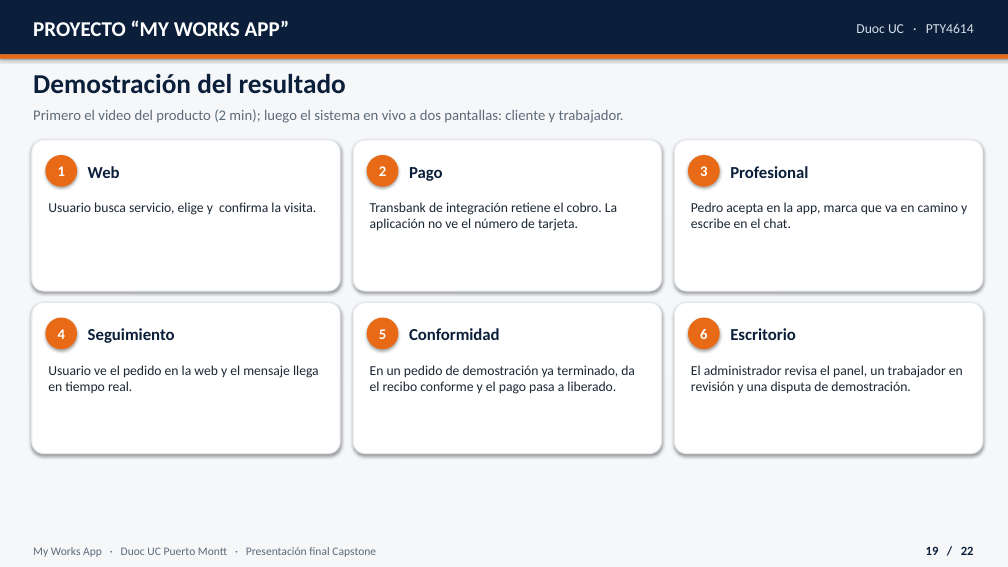
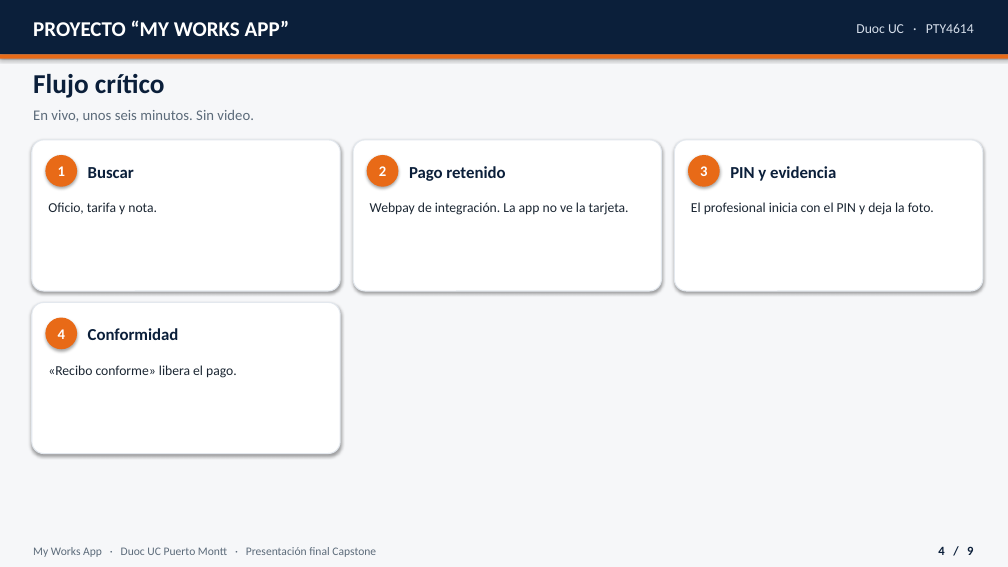
Before and after one commit to MathiasAlejandr0/MyWorksAppProyect, a slide deck: slide 4 of Fase 2/Presentacion_final_MyWorksApp.pptx (slide 19 before the commit). Drawn at 1008x567 pixels with LibreOffice and Linux fonts; fonts in the diff are those of the drawing. Boxes give left, top, right and bottom in pixels: in the first picture for what was removed or moved away, otherwise in the second. Text is boxed around its words. In the diff, an @@ line names an element or a change of style, - is before the commit and + after.

```diff
--- a/Fase 2/Presentacion_final_MyWorksApp.pptx
+++ b/Fase 2/Presentacion_final_MyWorksApp.pptx
@@ text at [33, 74, 165, 98]: text changed @@
-Demostración del resultado
+Flujo crítico
@@ text at [33, 110, 254, 122]: text changed @@
-Primero el video del producto (2 min); luego el sistema en vivo a dos pantallas: cliente y trabajador.
+En vivo, unos seis minutos. Sin video.
@@ text at [88, 167, 134, 178]: text changed @@
-Web
+Buscar
@@ text at [409, 166, 505, 181]: text changed @@
-Pago
+Pago retenido
@@ text at [730, 166, 836, 181]: text changed @@
-Profesional
+PIN y evidencia
@@ text at [48, 202, 157, 214]: text changed @@
-Usuario busca servicio, elige y confirma la visita.
+Oficio, tarifa y nota.
@@ text at [370, 202, 629, 215]: text changed @@
-Transbank de integración retiene el cobro. La aplicación no ve el número de tarjeta.
+Webpay de integración. La app no ve la tarjeta.
@@ text at [691, 202, 934, 215]: text changed @@
-Pedro acepta en la app, marca que va en camino y escribe en el chat.
+El profesional inicia con el PIN y deja la foto.
@@ text at [88, 328, 179, 340]: text changed @@
-Seguimiento
+Conformidad
@@ rounded rectangle removed at [353, 302, 662, 454] @@
@@ ellipse removed at [367, 318, 399, 349] @@
@@ text removed at [379, 329, 386, 339] @@
-5
@@ text removed at [409, 328, 500, 340] @@
-Conformidad
@@ rounded rectangle removed at [675, 302, 983, 454] @@
@@ ellipse removed at [688, 318, 720, 349] @@
@@ text removed at [700, 329, 707, 339] @@
-6
@@ text removed at [730, 328, 796, 340] @@
-Escritorio
@@ text at [48, 365, 237, 378]: text changed @@
-Usuario ve el pedido en la web y el mensaje llega en tiempo real.
+«Recibo conforme» libera el pago.
@@ text removed at [370, 365, 635, 394] @@
-En un pedido de demostración ya terminado, da el recibo conforme y el pago pasa a liberado.
@@ text removed at [691, 365, 963, 394] @@
-El administrador revisa el panel, un trabajador en revisión y una disputa de demostración.
@@ text at [938, 546, 973, 555]: text changed @@
-19 / 22
+4 / 9
```
Also in this commit, not shown: 20 other slides changed, 5 other files.
